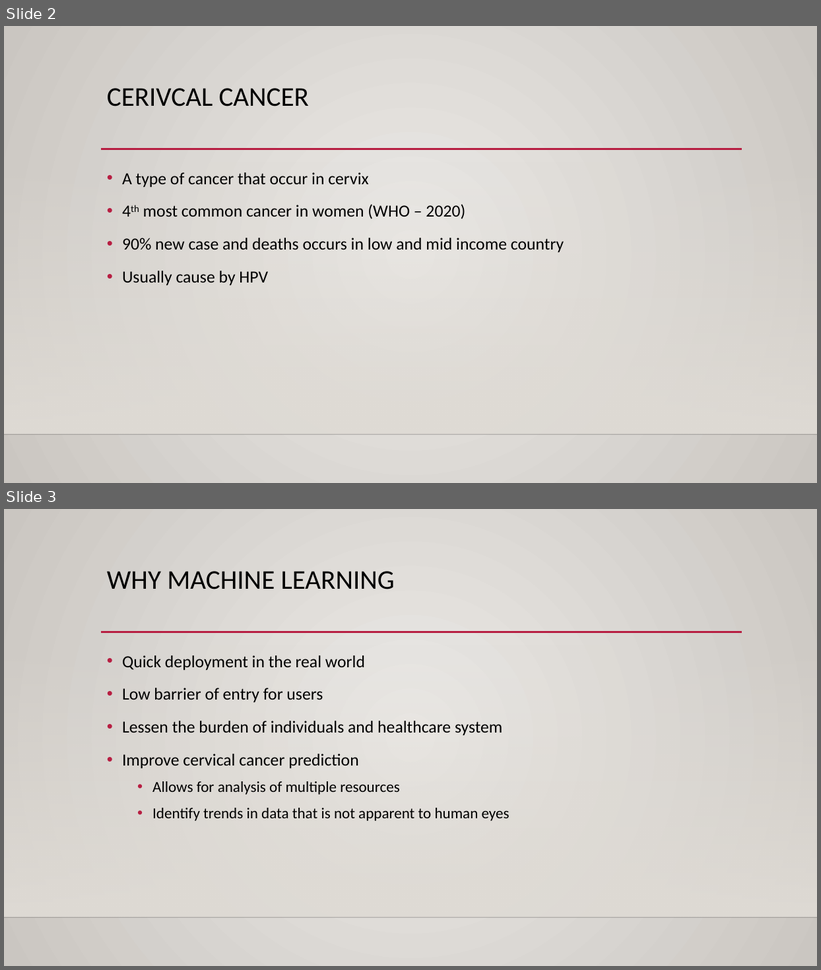
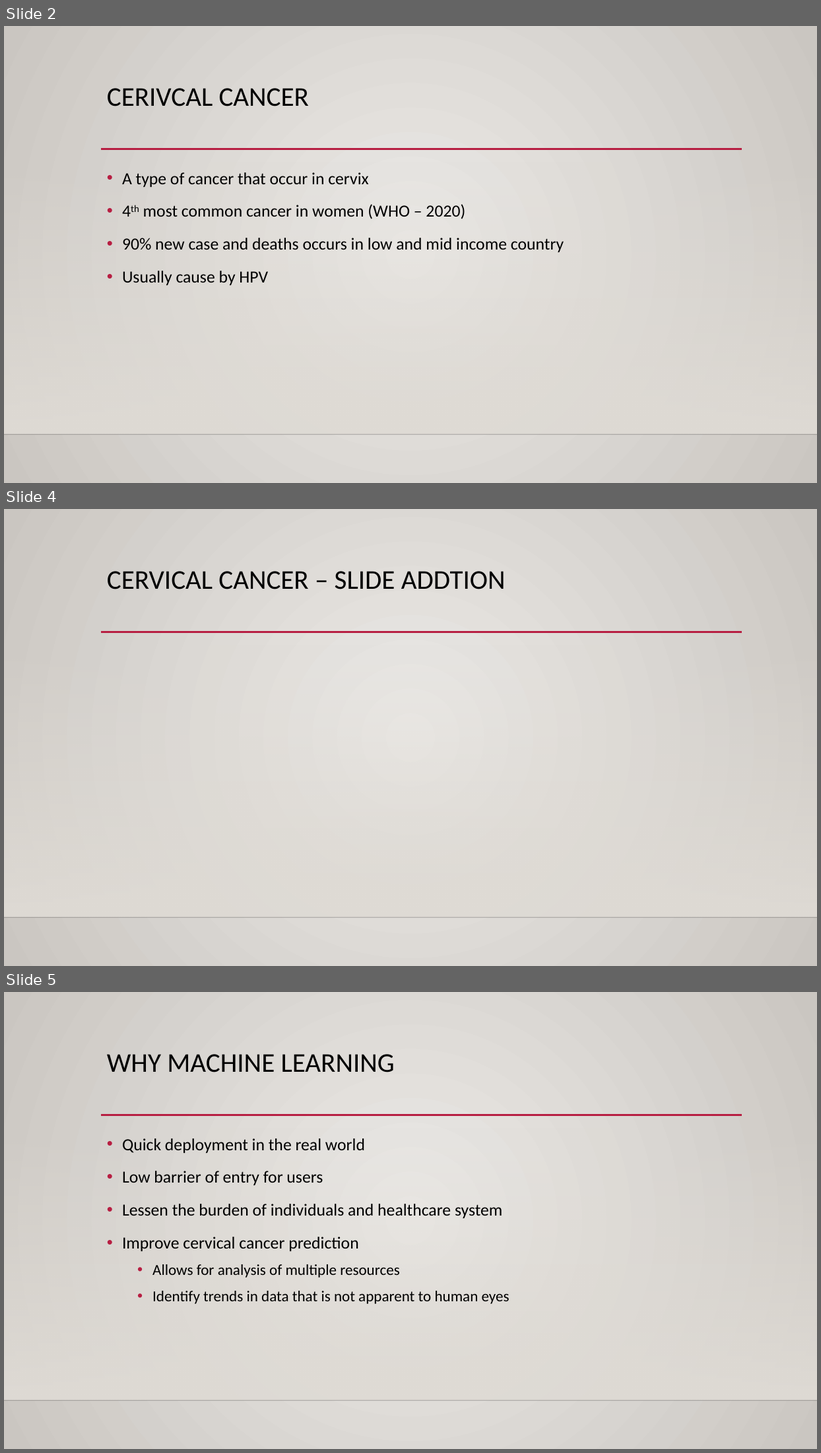
Before and after one commit to nhatthuan97/Qualifying_Repo, a slide deck: Presentation.pptx. Shown one above the other, each under a label of ours: slides 2 and 3 before the commit, slides 2, 4 and 5 after it; the slides between them are not shown. The pictures are 821x970 and 821x1453 pixels, drawn with LibreOffice and Linux fonts; fonts in the diff are those of the drawing; background and template pictures are left out. Boxes give left, top, right and bottom in pixels: in the first picture for what was removed or moved away, otherwise in the second. Text is boxed around its words. In the diff, an @@ line names an element or a change of style, - is before the commit and + after.

```diff
--- a/Presentation.pptx
+++ b/Presentation.pptx
@@ slide 4 added at (4, 509, 817, 966), background gradient #ECEAE7 to #CAC7C1; not listed: 3 template elements that a slide beside it also shows @@
@@ title added at (107, 571, 506, 590), 32 pt, text #000000 @@
+CERVICAL CANCER – SLIDE ADDTION
@@ what was slide 3 is now slide 5 @@
```
Also in this commit, not shown: 4 other slides added, 1 other file.
